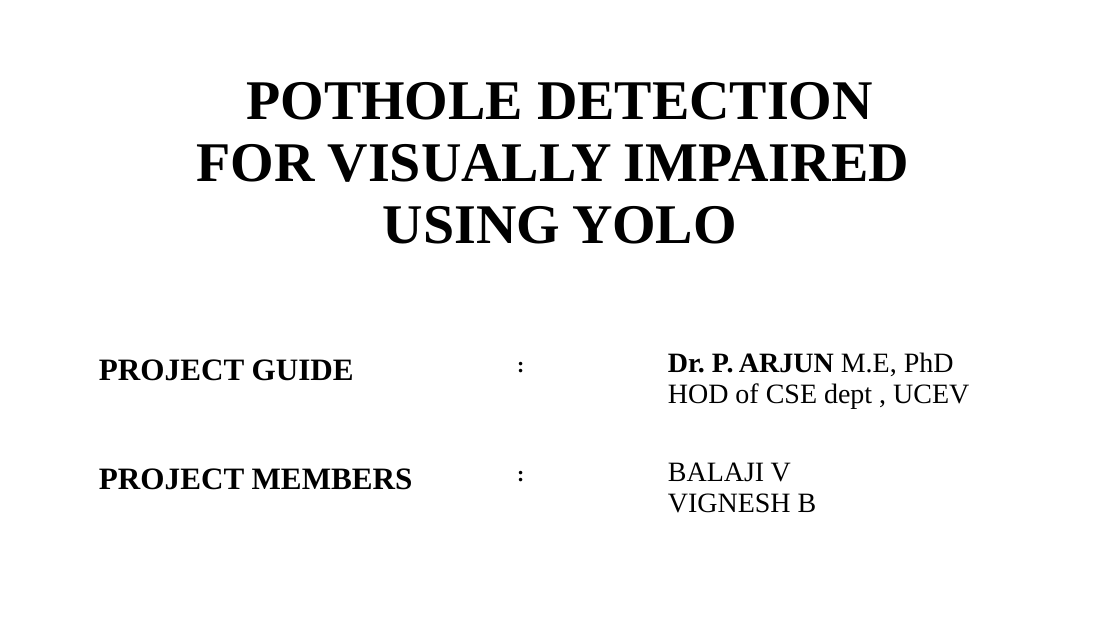
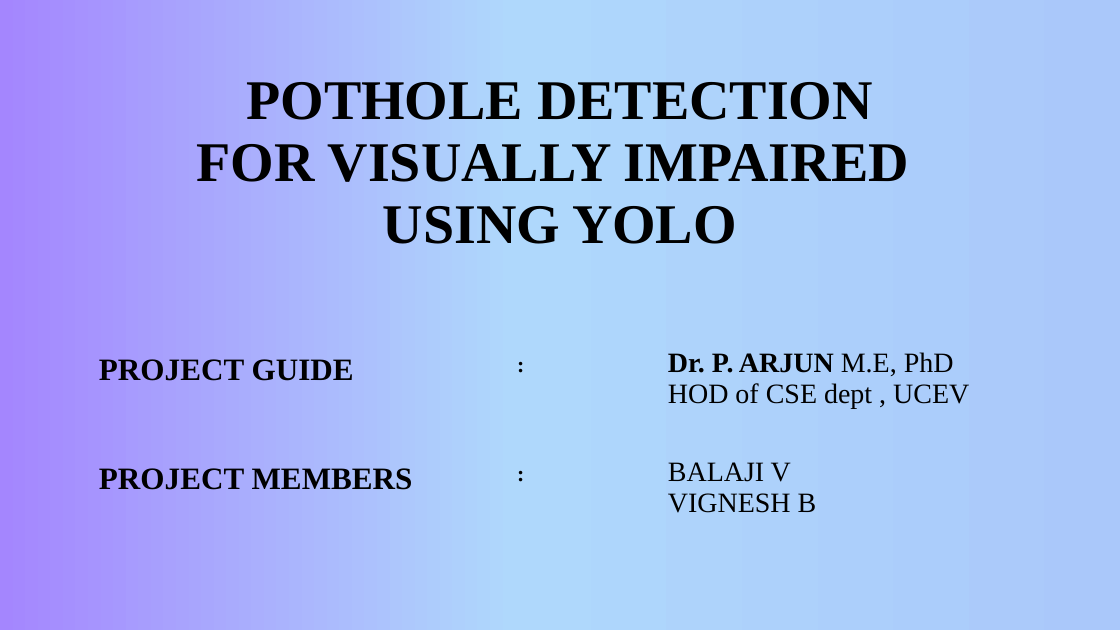
Before and after one commit to balajivijay-tech/project-blindly, a slide deck: slide 1 of presentation 1/POTHOLE DETECTION FOR VISUALLY IMPAIRED USING YOLO V1.pptx. Drawn at 1120x630 pixels with LibreOffice and Linux fonts; fonts in the diff are those of the drawing. Boxes give left, top, right and bottom in pixels: in the first picture for what was removed or moved away, otherwise in the second. Text is boxed around its words. In the diff, an @@ line names an element or a change of style, - is before the commit and + after.

```diff
--- a/presentation 1/POTHOLE DETECTION FOR VISUALLY IMPAIRED USING YOLO V1.pptx
+++ b/presentation 1/POTHOLE DETECTION FOR VISUALLY IMPAIRED USING YOLO V1.pptx
@@ background #FFFFFF to gradient #AAC8FA to #AFD8FC to #A486FE to #9933FF @@
```
Also in this commit, not shown: 13 other slides changed, 1 slide added, 2 slides removed.
